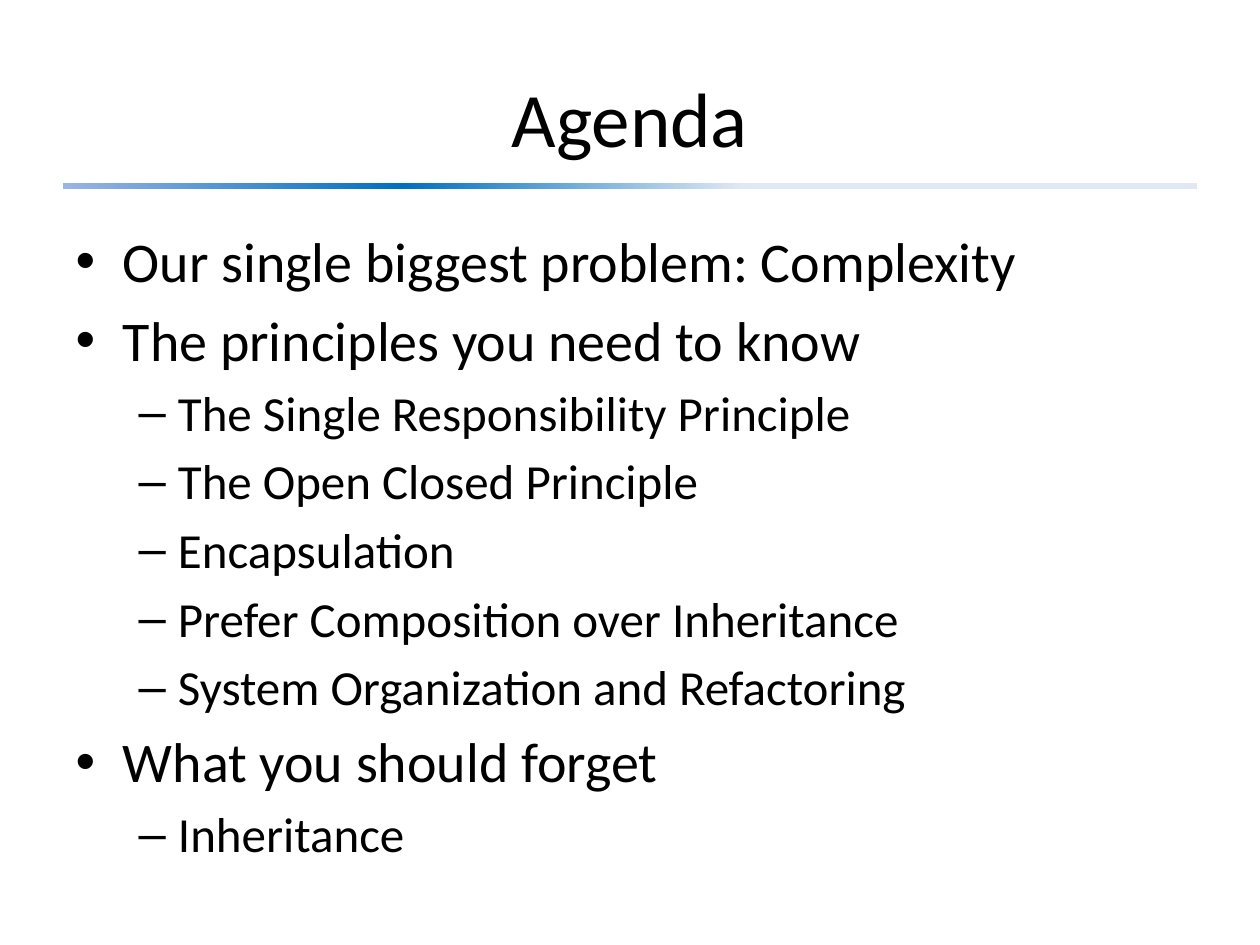
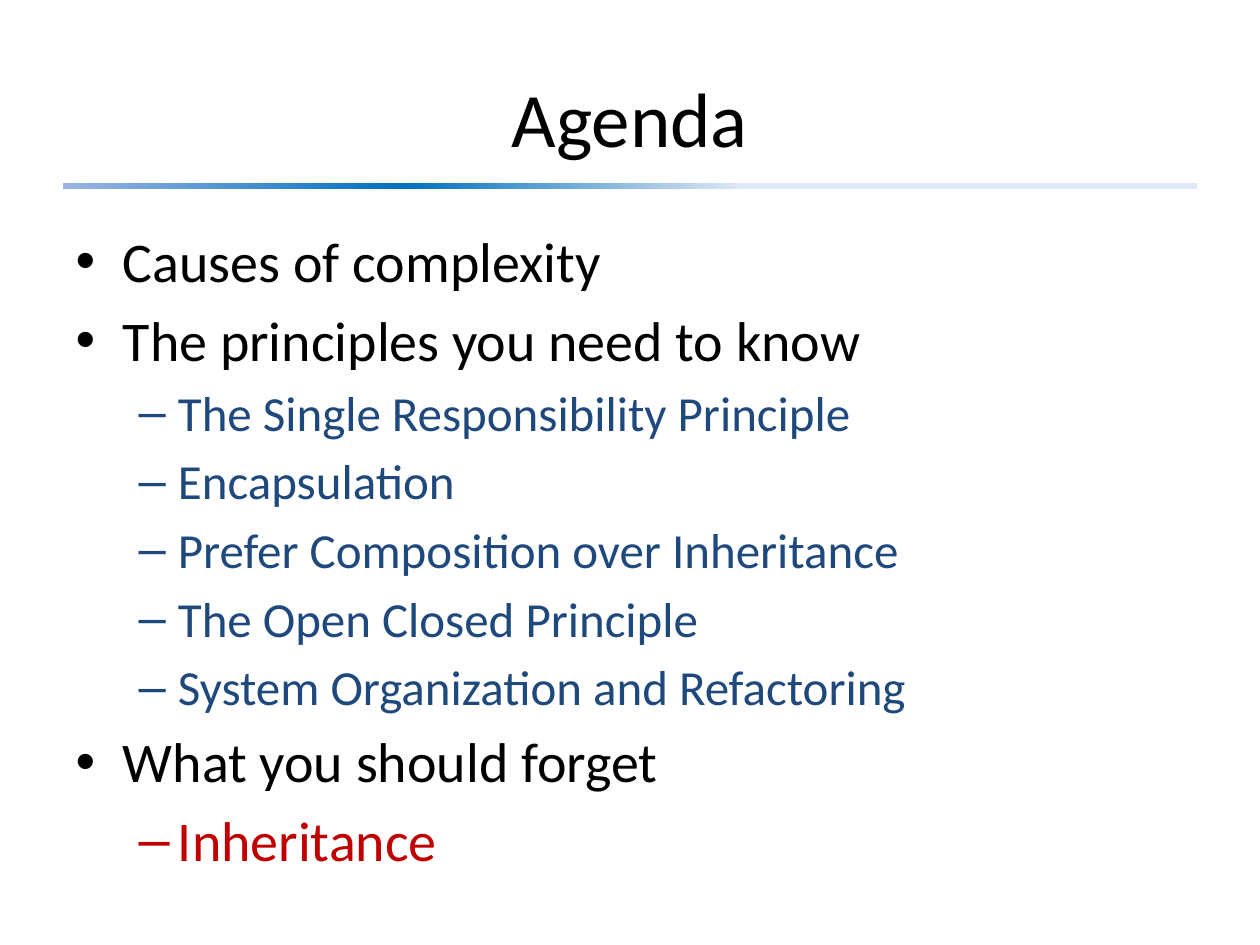
Before and after one commit to david-sackstein/solid-c-cpp, a slide deck: slide 3 of Module 1 - Principles You Need to Know.pptx. Drawn at 1260x945 pixels with LibreOffice and Linux fonts; fonts in the diff are those of the drawing. Boxes give left, top, right and bottom in pixels: in the first picture for what was removed or moved away, otherwise in the second. Text is boxed around its words. In the diff, an @@ line names an element or a change of style, - is before the commit and + after.

```diff
--- a/Module 1 - Principles You Need to Know.pptx
+++ b/Module 1 - Principles You Need to Know.pptx
@@ text at box(123, 243, 600, 291): text changed @@
-• Our single biggest problem: Complexity
+• Causes of complexity
@@ text at box(178, 397, 905, 862): text colour #000000 to #1F497D in "The Single Responsibility Principle", "Encapsulation", "Prefer Composition over Inheritance", "System Organization and Refactoring"; size 28 to 32 pt, text colour #000000 to #C00000 in "Inheritance" @@
@@ text at box(178, 465, 698, 507): paragraph removed @@
-  – The Open Closed Principle
@@ text at box(178, 603, 698, 645): paragraph added @@
+  – The Open Closed Principle
```
Also in this commit, not shown: 8 other slides changed, 1 slide added, 3 other files.
